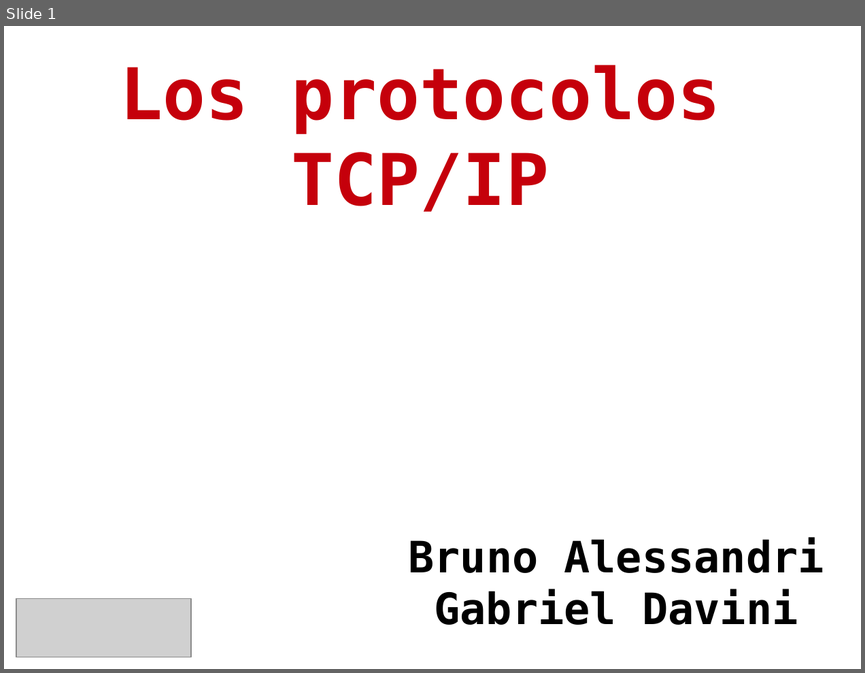
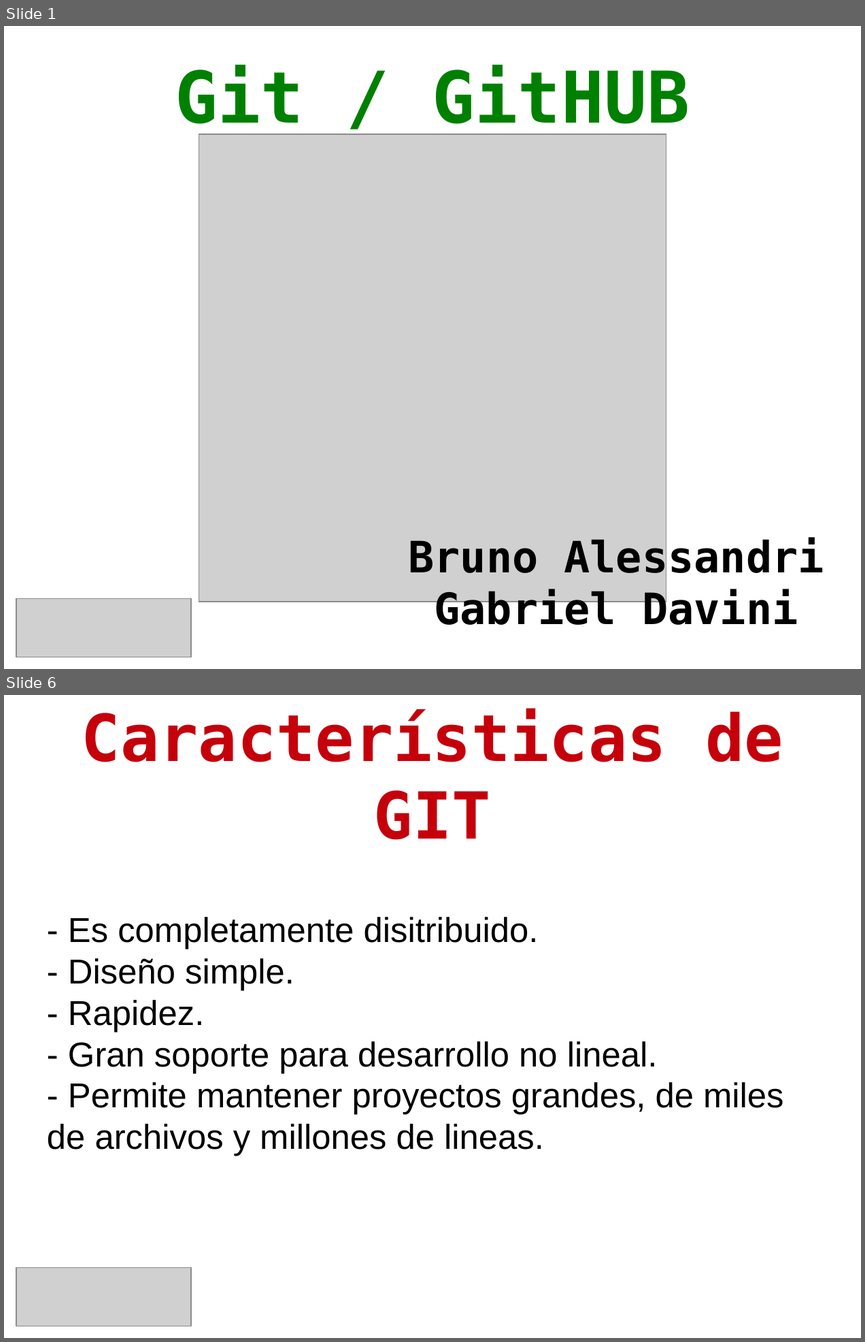
Before and after one commit to gabrielo77/TP_Git-GitHUB_CyR_UTNFRRo_2014, a slide deck: git_github.odp. Shown one above the other, each under a label of ours: slide 1 before the commit, slides 1 and 6 after it; the slides between them are not shown. The pictures are 865x673 and 865x1342 pixels, drawn with LibreOffice and Linux fonts; fonts in the diff are those of the drawing; grey boxes stand for pictures; background and template pictures are left out. Boxes give left, top, right and bottom in pixels: in the first picture for what was removed or moved away, otherwise in the second. Text is boxed around its words. In the diff, an @@ line names an element or a change of style, - is before the commit and + after.

```diff
--- a/git_github.odp
+++ b/git_github.odp
@@ slide 6 added at <box>4,695,861,1338</box>, background #FFFFFF @@
@@ title added at <box>82,709,783,840</box>, 60 pt, text #C5000B, bold @@
+Características de GIT
@@ subtitle added at <box>47,917,784,1156</box>, 32 pt, text #000000 @@
+- Es completamente disitribuido.
+- Diseño simple.
+- Rapidez.
+- Gran soporte para desarrollo no lineal.
+- Permite mantener proyectos grandes, de miles de archivos y millones de lineas.
@@ picture added at <box>16,1268,192,1325</box> @@
@@ slide 1 changed as well @@
@@ title at <box>175,65,689,137</box>: text changed; text colour #C5000B to #008000 @@
-Los protocolos TCP/IP
+Git / GitHUB
@@ picture added at <box>199,134,666,601</box> @@
```
Also in this commit, not shown: 2 other slides changed, 15 other slides added, 13 slides removed, 1 other file.
